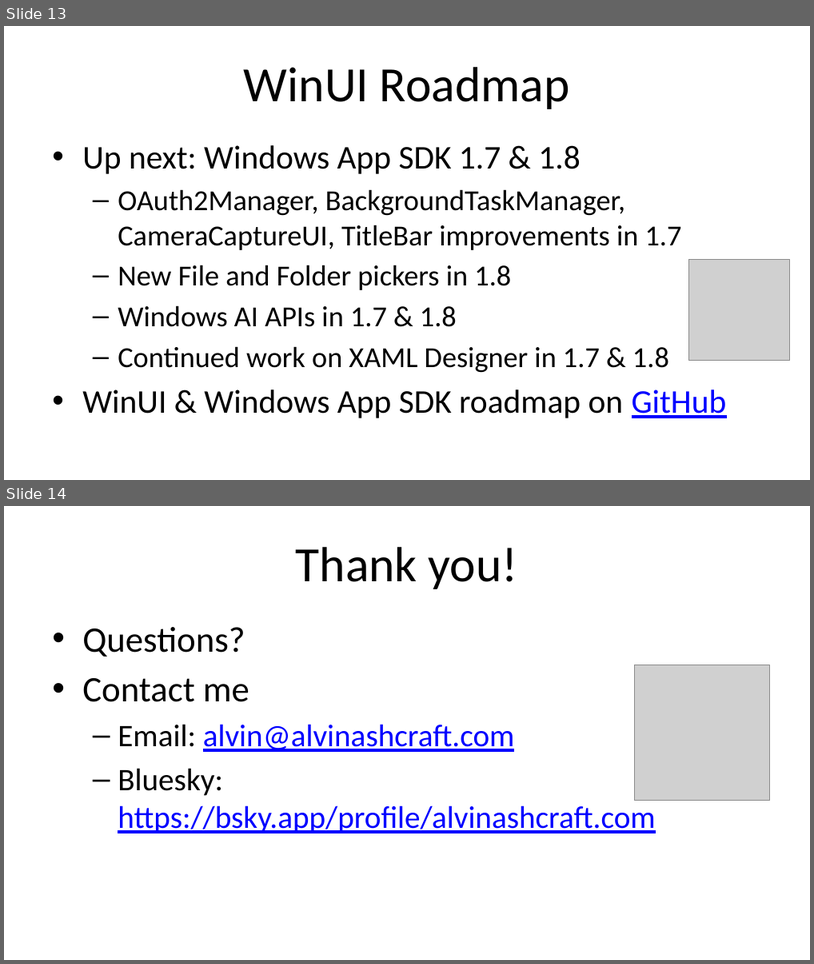
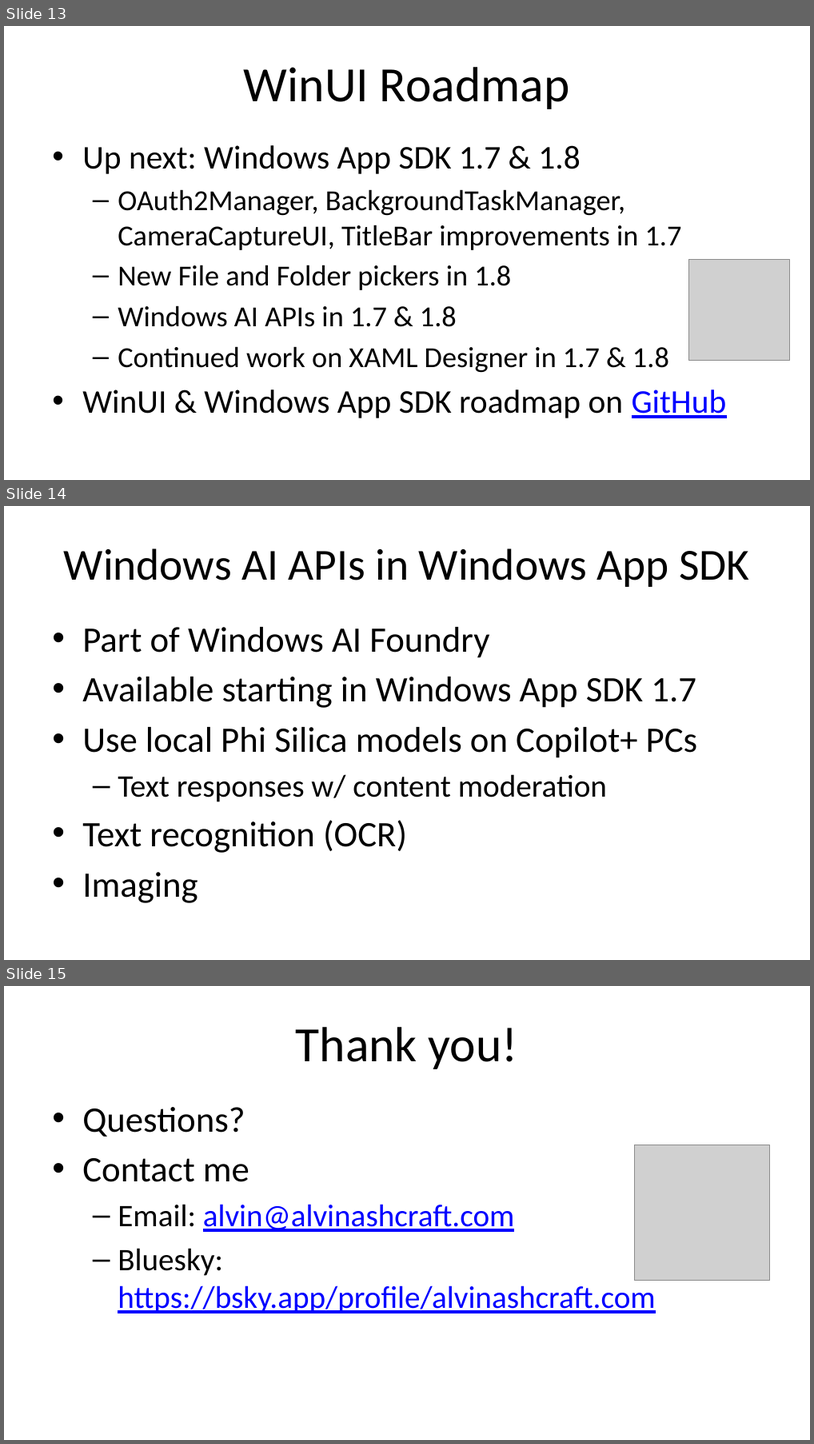
Before and after one commit to alvinashcraft/speaking, a slide deck: 2025/0806_VSLiveRedmond/VSLive MSHQ 25 - Get Started with WinUI.pptx. Shown one above the other, each under a label of ours: slides 13 and 14 before the commit, slides 13, 14 and 15 after it. The pictures are 814x964 and 814x1444 pixels, drawn with LibreOffice and Linux fonts; fonts in the diff are those of the drawing; grey boxes stand for pictures; background and template pictures are left out. Boxes give left, top, right and bottom in pixels: in the first picture for what was removed or moved away, otherwise in the second. Text is boxed around its words. In the diff, an @@ line names an element or a change of style, - is before the commit and + after.

Commit message:
Update vslive ms hq slide deck
Add Windows AI API slide

```diff
--- a/2025/0806_VSLiveRedmond/VSLive MSHQ 25 - Get Started with WinUI.pptx
+++ b/2025/0806_VSLiveRedmond/VSLive MSHQ 25 - Get Started with WinUI.pptx
@@ slide 14 added at bbox=[4, 506, 810, 960], background picture (left out) @@
@@ title added at bbox=[64, 548, 750, 587], 39.6 pt, text #000000 @@
+Windows AI APIs in Windows App SDK
@@ text added at bbox=[82, 627, 698, 903], 32 pt, text #000000 @@
+• Part of Windows AI Foundry
+• Available starting in Windows App SDK 1.7
+• Use local Phi Silica models on Copilot+ PCs
+  – Text responses w/ content moderation
+• Text recognition (OCR)
+• Imaging
@@ what was slide 14 is now slide 15 @@
```
Also in this commit, not shown: 1 slide changed.
